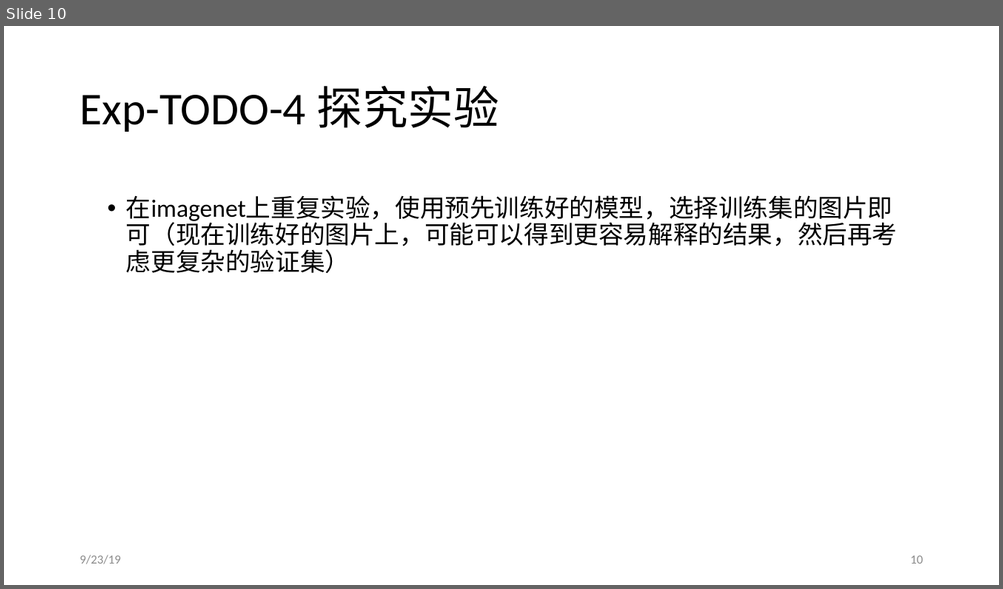
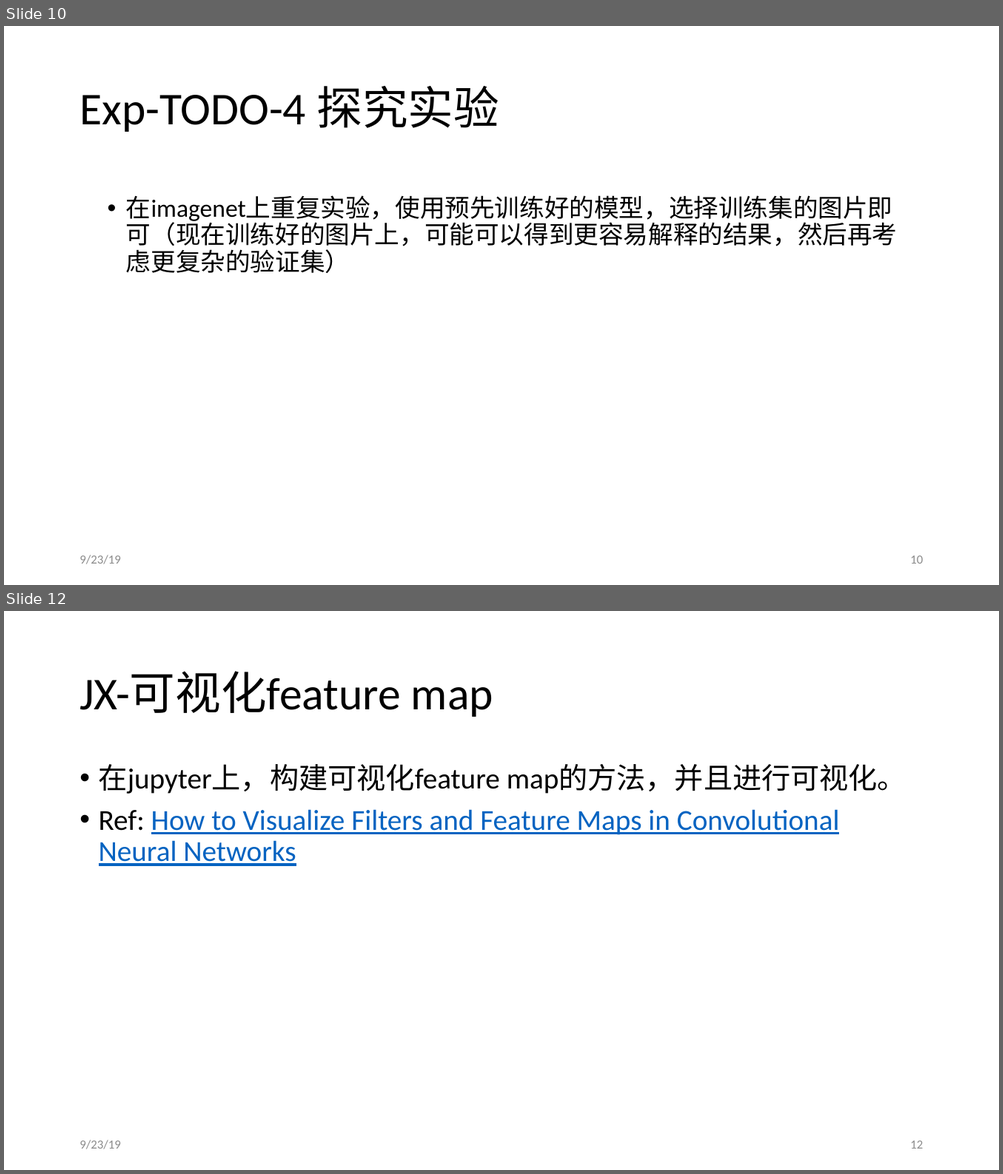
Before and after one commit to JiaxinZhuang/Interpretation, a slide deck: ppt/Interpretation-9-20.pptx. Shown one above the other, each under a label of ours: slide 10 before the commit, slides 10 and 12 after it; the slides between them are not shown. The pictures are 1003x589 and 1003x1174 pixels, drawn with LibreOffice and Linux fonts; fonts in the diff are those of the drawing. Boxes give left, top, right and bottom in pixels: in the first picture for what was removed or moved away, otherwise in the second. Text is boxed around its words. In the diff, an @@ line names an element or a change of style, - is before the commit and + after.

Commit message:
try to add visualization of feature map and filter

```diff
--- a/ppt/Interpretation-9-20.pptx
+++ b/ppt/Interpretation-9-20.pptx
@@ slide 12 added at <box>4,611,999,1170</box>, background #FFFFFF @@
@@ title added at <box>79,672,493,717</box>, 44 pt, text #000000 @@
+JX-可视化feature map
@@ text added at <box>99,764,906,866</box>, 28 pt, text #0563C1, underline @@
+• 在jupyter上，构建可视化feature map的方法，并且进行可视化。
+• Ref: How to Visualize Filters and Feature Maps in Convolutional Neural Networks
@@ text added at <box>79,1140,120,1150</box>, 12 pt, text #8C8C8C @@
+9/23/19
@@ page number added at <box>910,1141,922,1149</box>, 12 pt, text #8C8C8C @@
+12
```
Also in this commit, not shown: 1 slide changed, 1 other slide added, 1 other file.
